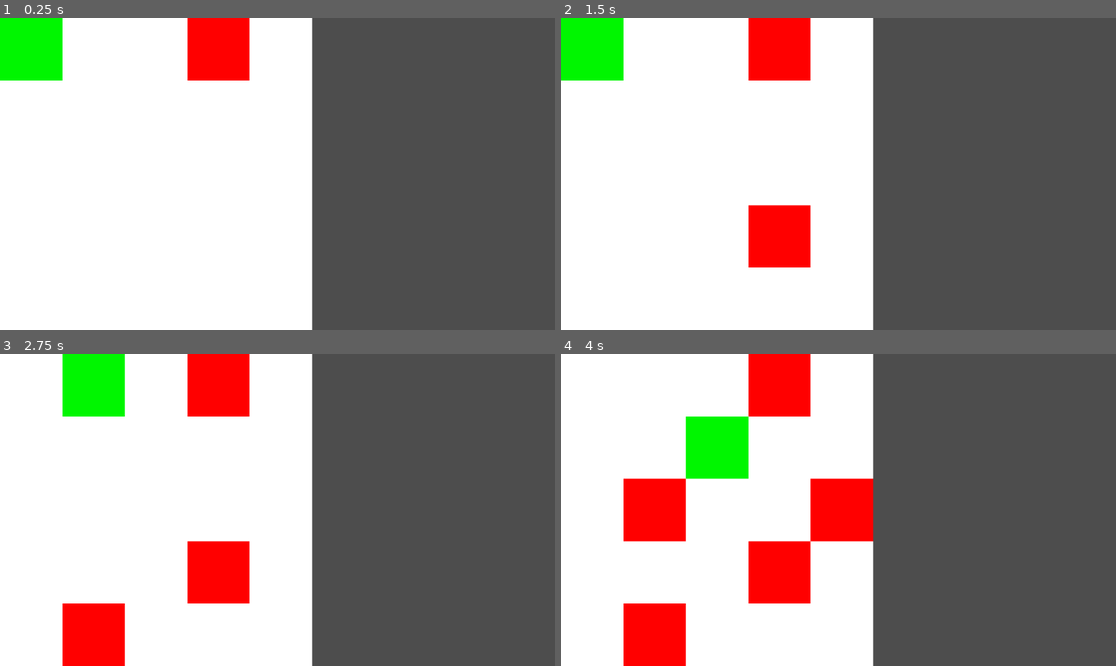
Above: before the commit, frames 1-4 (two rows, left to right).
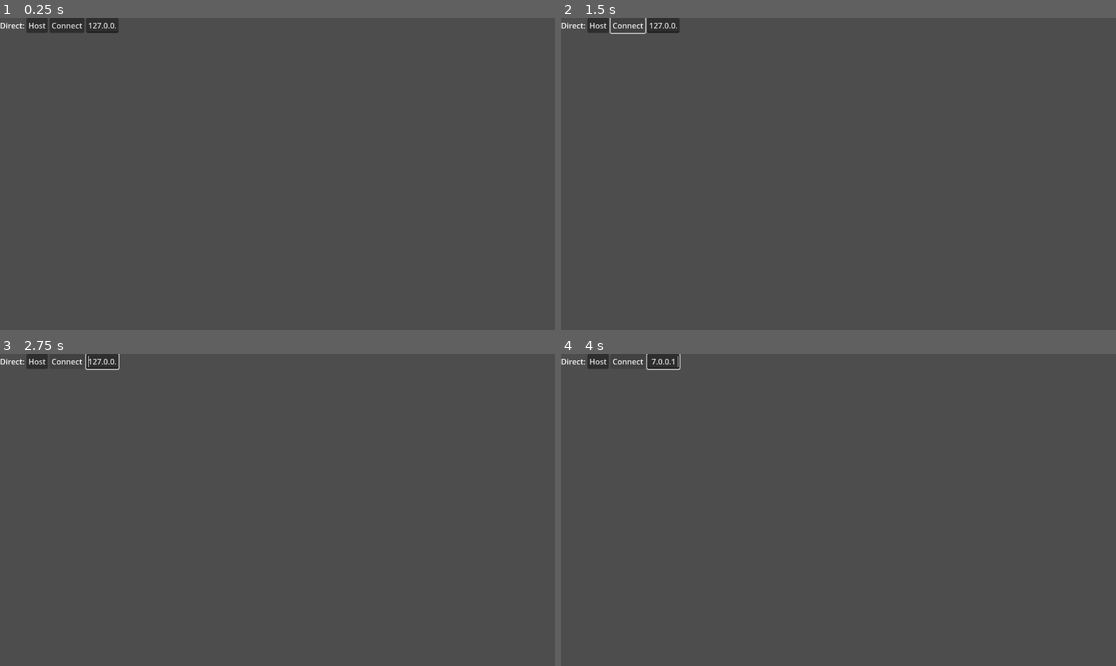
Above: after the commit, the same moments.

Repository: jlucaso1/MyGame
Game: Godot game, scene res://Scenes/Home.tscn
Same seed, same stepped clock (60 frames per second), same inputs: the game is played once before the commit and once after it. Before the commit the project starts from res://Scenes/MainScene.tscn.
Inputs (mouse positions are in pixels of both pictures, inside the frame that each line leads up to):
- Up to frame 1 (0.25 s): no input
- Up to frame 2 (1.5 s): click (599, 24) at 0.5 s, where only the run after the commit has a clickable "Host"; click (627, 24) at 1.25 s, where only the run after the commit has a clickable "Connect"
- Up to frame 3 (2.75 s): hold Right (ui_right) from 2.03 s (still down)
- Up to frame 4 (4 s): tap Enter at 2.75 s; release Right (ui_right) at 2.78 s; hold Down (ui_down) 2.78-3.53 s; tap Space at 3.5 s; hold Right (ui_right) from 3.53 s (still down)

The runs differ from the first frame. In frame 1, 56% of the frame differs, in the area x 0-57%, y 0-100%; in frame 2, 56%; in frame 3, 56%; in frame 4, 56%.

Commit message:
feat: multiplayer

Diff:
--- a/FruitController.gd
+++ /dev/null
@@ -1,19 +0,0 @@
-extends Node
-
-@onready var board_size := %Config.get("board_size") as Vector2
-@onready var fruit_prefab := preload("res://Prefabs/fruit.tscn")
-
-var rng = RandomNumberGenerator.new()
-
-func _on_timer_timeout():
-	spawn_fruit_random()
-
-func spawn_fruit_random():
-	var new_fruit_position = Vector2(rng.randi_range(0,board_size.x - 1), rng.randi_range(0,board_size.y - 1))
-	for fruit in get_children():
-		if fruit.is_in_group("Fruit"):
-			if(fruit.position == new_fruit_position):
-				return spawn_fruit_random()
-	var fruit = fruit_prefab.instantiate()
-	fruit.position = Vector2(new_fruit_position)
-	add_child(fruit)
--- a/Prefabs/player.tscn
+++ b/Prefabs/player.tscn
@@ -1,15 +1,30 @@
-[gd_scene load_steps=3 format=3 uid="uid://dmxdyem5u8iys"]
+[gd_scene load_steps=6 format=3 uid="uid://dw8yxyk5vqkov"]
+
+[ext_resource type="Script" path="res://Scripts/player_input.gd" id="1_0tw0h"]
+[ext_resource type="Script" path="res://Scripts/player.gd" id="1_6fc64"]
 
 [sub_resource type="CanvasTexture" id="CanvasTexture_8x6en"]
 
 [sub_resource type="RectangleShape2D" id="RectangleShape2D_03nil"]
 size = Vector2(1, 1)
 
+[sub_resource type="SceneReplicationConfig" id="SceneReplicationConfig_imi3g"]
+properties/0/path = NodePath(".:player")
+properties/0/spawn = true
+properties/0/sync = true
+properties/1/path = NodePath(".:position")
+properties/1/spawn = true
+properties/1/sync = true
+properties/2/path = NodePath(".:points")
+properties/2/spawn = true
+properties/2/sync = true
+
 [node name="Player" type="Area2D"]
 z_index = 1
+script = ExtResource("1_6fc64")
 
 [node name="Sprite2D" type="Sprite2D" parent="."]
-modulate = Color(0, 0.964706, 0, 1)
+modulate = Color(0, 1, 0, 1)
 texture = SubResource("CanvasTexture_8x6en")
 centered = false
 
@@ -17,3 +32,11 @@
 position = Vector2(0.5, 0.5)
 scale = Vector2(0.5, 0.5)
 shape = SubResource("RectangleShape2D_03nil")
+
+[node name="PlayerInput" type="Node" parent="."]
+script = ExtResource("1_0tw0h")
+
+[node name="ServerSynchronizer" type="MultiplayerSynchronizer" parent="."]
+replication_config = SubResource("SceneReplicationConfig_imi3g")
+
+[connection signal="area_entered" from="." to="." method="_on_area_entered"]
--- /dev/null
+++ b/Scenes/Home.tscn
@@ -0,0 +1,54 @@
+[gd_scene load_steps=2 format=3 uid="uid://xqejwst131as"]
+
+[ext_resource type="Script" path="res://Scripts/Multiplayer.gd" id="1_v5l6v"]
+
+[node name="Multiplayer" type="Node"]
+script = ExtResource("1_v5l6v")
+
+[node name="Level" type="Node" parent="."]
+unique_name_in_owner = true
+
+[node name="MultiplayerSpawner" type="MultiplayerSpawner" parent="."]
+_spawnable_scenes = PackedStringArray("res://Scenes/MainScene.tscn")
+spawn_path = NodePath("../Level")
+spawn_limit = 1
+
+[node name="UI" type="Control" parent="."]
+unique_name_in_owner = true
+layout_mode = 3
+anchors_preset = 15
+anchor_right = 1.0
+anchor_bottom = 1.0
+grow_horizontal = 2
+grow_vertical = 2
+
+[node name="VBoxContainer" type="VBoxContainer" parent="UI"]
+layout_mode = 2
+offset_right = 246.0
+offset_bottom = 31.0
+
+[node name="HBoxContainer" type="HBoxContainer" parent="UI/VBoxContainer"]
+layout_mode = 2
+
+[node name="Label" type="Label" parent="UI/VBoxContainer/HBoxContainer"]
+layout_mode = 2
+text = "Direct:"
+
+[node name="Host" type="Button" parent="UI/VBoxContainer/HBoxContainer"]
+layout_mode = 2
+text = "Host"
+
+[node name="Connect" type="Button" parent="UI/VBoxContainer/HBoxContainer"]
+layout_mode = 2
+text = "Connect"
+
+[node name="Remote" type="LineEdit" parent="UI/VBoxContainer/HBoxContainer"]
+unique_name_in_owner = true
+layout_mode = 2
+size_flags_horizontal = 0
+size_flags_vertical = 0
+text = "127.0.0.1"
+placeholder_text = "IP"
+
+[connection signal="pressed" from="UI/VBoxContainer/HBoxContainer/Host" to="." method="_on_host_pressed"]
+[connection signal="pressed" from="UI/VBoxContainer/HBoxContainer/Connect" to="." method="_on_connect_pressed"]
--- a/Scenes/MainScene.tscn
+++ b/Scenes/MainScene.tscn
@@ -1,48 +1,36 @@
-[gd_scene load_steps=10 format=3 uid="uid://dpnrvb665chkl"]
+[gd_scene load_steps=6 format=3 uid="uid://c20a76aqc3lfo"]
 
-[ext_resource type="Script" path="res://Camera2D.gd" id="1_dv6di"]
-[ext_resource type="PackedScene" uid="uid://dmxdyem5u8iys" path="res://Prefabs/player.tscn" id="1_jurg0"]
-[ext_resource type="Script" path="res://Background.gd" id="2_rghqf"]
-[ext_resource type="Script" path="res://player.gd" id="3_6gdp8"]
-[ext_resource type="Script" path="res://Config.gd" id="4_c34b6"]
-[ext_resource type="PackedScene" uid="uid://chwgesqet5ty5" path="res://Prefabs/fruit.tscn" id="6_yldxu"]
-[ext_resource type="Script" path="res://FruitController.gd" id="7_svmde"]
-[ext_resource type="Script" path="res://GameState.gd" id="8_nh5hv"]
+[ext_resource type="Script" path="res://Scripts/Level.gd" id="1_3xre4"]
+[ext_resource type="Script" path="res://Scripts/Camera2D.gd" id="1_iy7og"]
+[ext_resource type="Script" path="res://Scripts/Background.gd" id="2_g3tby"]
+[ext_resource type="Script" path="res://Scripts/FruitController.gd" id="7_krfah"]
 
 [sub_resource type="CanvasTexture" id="CanvasTexture_uctj5"]
 
 [node name="MainScene" type="Node2D"]
+script = ExtResource("1_3xre4")
 
 [node name="Camera2D" type="Camera2D" parent="."]
 anchor_mode = 0
 zoom = Vector2(50, 50)
-script = ExtResource("1_dv6di")
+script = ExtResource("1_iy7og")
 
 [node name="Background" type="Sprite2D" parent="."]
 texture = SubResource("CanvasTexture_uctj5")
 centered = false
-script = ExtResource("2_rghqf")
+script = ExtResource("2_g3tby")
 
-[node name="Player" parent="." instance=ExtResource("1_jurg0")]
-script = ExtResource("3_6gdp8")
-
-[node name="Config" type="Node" parent="."]
+[node name="MultiplayerObjects" type="Node2D" parent="."]
 unique_name_in_owner = true
-script = ExtResource("4_c34b6")
-board_size = Vector2(5, 5)
-
-[node name="Fruit" parent="." instance=ExtResource("6_yldxu")]
-position = Vector2(3, 0)
 
 [node name="FruitController" type="Node" parent="."]
-script = ExtResource("7_svmde")
+unique_name_in_owner = true
+script = ExtResource("7_krfah")
 
 [node name="Timer" type="Timer" parent="FruitController"]
-autostart = true
 
-[node name="GameState" type="Node" parent="."]
-unique_name_in_owner = true
-script = ExtResource("8_nh5hv")
+[node name="MultiplayerSpawner" type="MultiplayerSpawner" parent="."]
+_spawnable_scenes = PackedStringArray("res://Prefabs/player.tscn")
+spawn_path = NodePath("../MultiplayerObjects")
 
-[connection signal="area_entered" from="Player" to="Player" method="_on_area_entered"]
-[connection signal="timeout" from="FruitController/Timer" to="FruitController" method="_on_timer_timeout"]
+[connection signal="timeout" from="FruitController/Timer" to="FruitController" method="_on_timer_timeout" flags=18]
--- a/Background.gd
+++ b/Scripts/Background.gd
@@ -1,6 +1,6 @@
 extends Sprite2D
 
-@onready var board_size = %Config.get("board_size")
+@onready var board_size = Config.board_size
 
 func _ready():
 	scale = board_size
--- a/Camera2D.gd
+++ b/Scripts/Camera2D.gd
@@ -1,6 +1,6 @@
 extends Camera2D
 
-@onready var board_size = %Config.get("board_size")
+@onready var board_size = Config.board_size
 @export var zoom_factor = 1.0
 
 func _ready():
--- /dev/null
+++ b/Scripts/FruitController.gd
@@ -0,0 +1,32 @@
+extends Node
+
+@onready var board_size := Config.board_size as Vector2i
+@onready var fruit_prefab := preload("res://Prefabs/fruit.tscn")
+
+var rng = RandomNumberGenerator.new()
+
+func _ready():
+	if multiplayer.is_server(): $Timer.start()
+
+func _on_timer_timeout():
+	spawn_fruit_random.rpc(get_random_position())
+
+@rpc("call_local")
+func spawn_fruit_random(fruit_position: Vector2):
+
+	var fruit = fruit_prefab.instantiate()
+	fruit.position = fruit_position
+	%MultiplayerObjects.add_child(fruit)
+
+@rpc("call_local")
+func delete_fruit(fruit_position: Vector2):
+	for fruit in %MultiplayerObjects.get_children():
+		if fruit.is_in_group("Fruit") && fruit.position == fruit_position:
+			fruit.queue_free()
+
+func get_random_position() -> Vector2i:
+	var new_fruit_position = Vector2i(rng.randi_range(0,board_size.x - 1), rng.randi_range(0,board_size.y - 1))
+	for fruit in %MultiplayerObjects.get_children():
+		if fruit.is_in_group("Fruit") && Vector2i(fruit.position) == new_fruit_position:
+			return get_random_position()
+	return new_fruit_position
--- a/GameState.gd
+++ b/Scripts/GameState.gd
@@ -2,5 +2,8 @@
 
 var _points := 0
 
+func _ready():
+	add_points(0)
+
 func add_points(newPoints = 1):
 	_points += newPoints
--- /dev/null
+++ b/Scripts/Level.gd
@@ -0,0 +1,48 @@
+# level.gd
+extends Node2D
+
+const SPAWN_RANDOM := 5.0
+
+func _ready():
+	# We only need to spawn players on the server.
+	if not multiplayer.is_server():
+		return
+
+	multiplayer.peer_connected.connect(add_player)
+	multiplayer.peer_disconnected.connect(del_sync_item)
+
+	# Spawn already connected players.
+	for id in multiplayer.get_peers():
+		add_player(id)
+
+	# Spawn the local player unless this is a dedicated server export.
+	if not OS.has_feature("dedicated_server"):
+		add_player(1)
+
+
+func _exit_tree():
+	if not multiplayer.is_server():
+		return
+	multiplayer.peer_connected.disconnect(add_player)
+	multiplayer.peer_disconnected.disconnect(del_sync_item)
+
+
+func add_player(id: int):
+	var character = preload("res://Prefabs/player.tscn").instantiate()
+	# Set player id.
+	character.player = id
+	character.name = str(id)
+	character.points = 0
+	character.position = Vector2(0,0)
+	character.connect("fruit_picked", deleteFruit)
+	$MultiplayerObjects.add_child(character, true)
+
+
+func deleteFruit(fruit_position: Vector2):
+	$FruitController.delete_fruit.rpc(fruit_position)
+
+@rpc("call_local")
+func del_sync_item(id: int):
+	if not $MultiplayerObjects.has_node(str(id)):
+		return
+	$MultiplayerObjects.get_node(str(id)).queue_free()
--- /dev/null
+++ b/Scripts/Multiplayer.gd
@@ -0,0 +1,56 @@
+# multiplayer.gd
+extends Node
+
+const PORT = 4433
+
+func _ready():
+	# Start paused.
+	# You can save bandwidth by disabling server relay and peer notifications.
+	multiplayer.server_relay = false
+
+	# Automatically start the server in headless mode.
+	if DisplayServer.get_name() == "headless":
+		print("Automatically starting dedicated server.")
+		_on_host_pressed.call_deferred()
+
+
+func _on_host_pressed():
+	# Start as server.
+	var peer = ENetMultiplayerPeer.new()
+	peer.create_server(PORT)
+	if peer.get_connection_status() == MultiplayerPeer.CONNECTION_DISCONNECTED:
+		OS.alert("Failed to start multiplayer server.")
+		return
+	multiplayer.multiplayer_peer = peer
+	start_game()
+
+
+func _on_connect_pressed():
+	# Start as client.
+	var txt : String = %Remote.text
+	if txt == "":
+		OS.alert("Need a remote to connect to.")
+		return
+	var peer = ENetMultiplayerPeer.new()
+	peer.create_client(txt, PORT)
+	if peer.get_connection_status() == MultiplayerPeer.CONNECTION_DISCONNECTED:
+		OS.alert("Failed to start multiplayer client.")
+		return
+	multiplayer.multiplayer_peer = peer
+	start_game()
+
+
+func start_game():
+	# Hide the UI and unpause to start the game.
+	$UI.hide()
+	if multiplayer.is_server():
+		change_level.call_deferred(load("res://Scenes/MainScene.tscn"))
+# Call this function deferred and only on the main authority (server).
+func change_level(scene: PackedScene):
+	# Remove old level if any.
+	var level = $Level
+	for c in level.get_children():
+		level.remove_child(c)
+		c.queue_free()
+	# Add new level.
+	level.add_child(scene.instantiate())
--- /dev/null
+++ b/Scripts/player.gd
@@ -0,0 +1,31 @@
+extends Area2D
+
+signal fruit_picked(id: String)
+
+@export var points := 0
+
+@export var player := 1 :
+	set(id):
+		player = id
+		# Give authority over the player input to the appropriate peer.
+		$PlayerInput.set_multiplayer_authority(id)
+
+@onready var input = $PlayerInput
+
+func _ready():
+	# Set the camera as current if we are this player.
+	if player != multiplayer.get_unique_id():
+		input.set_process(false)
+		$Sprite2D.modulate = Color(Color.DARK_GRAY)
+
+func _on_area_entered(area: Area2D):
+	if not multiplayer.is_server(): return
+	if area.is_in_group("Fruit"):
+		emit_signal("fruit_picked", area.position)
+		_add_point.rpc()
+
+@rpc("call_local")
+func _add_point():
+	points += 1
+	if player == multiplayer.get_unique_id():
+			get_window().title = "Coins: " + str(points)
--- /dev/null
+++ b/Scripts/player_input.gd
@@ -0,0 +1,33 @@
+extends Node
+@onready var board_size := Config.board_size as Vector2
+@onready var player := $".."
+
+var commands := {
+	"ui_right": func lambda(): player.position.x += 1,
+	"ui_left": func lambda(): player.position.x -= 1,
+	"ui_up": func lambda(): player.position.y -= 1,
+	"ui_down": func lambda(): player.position.y += 1
+}
+
+var limiters := {
+	"ui_right": func lambda(): return player.position.x + 1 < board_size.x,
+	"ui_left": func lambda(): return player.position.x > 0,
+	"ui_up": func lambda(): return player.position.y > 0,
+	"ui_down": func lambda(): return player.position.y + 1 < board_size.y,
+}
+
+
+
+func _process(_delta):
+	_process_commands()
+
+@rpc("call_local")
+func _callback(action):
+	if limiters.has(action) && !limiters[action].call(): return
+	commands[action].call()
+
+
+func _process_commands():
+	for action in InputMap.get_actions():
+		if Input.is_action_just_pressed(action) && commands.has(action):
+			_callback.rpc(action)
--- a/player.gd
+++ /dev/null
@@ -1,22 +0,0 @@
-extends Area2D
-
-var commands := {
-	"ui_right": func lambda(): position.x += 1,
-	"ui_left": func lambda(): position.x -= 1,
-	"ui_up": func lambda(): position.y -= 1,
-	"ui_down": func lambda(): position.y += 1
-}
-
-func _process(_delta):
-	_process_commands()
-
-func _process_commands():
-	for action in InputMap.get_actions():
-		if Input.is_action_just_pressed(action) && commands.has(action):
-			commands[action].call()
-
-
-func _on_area_entered(area):
-	if(area.is_in_group("Fruit")):
-		area.queue_free()
-		%GameState.get("add_points").call()
--- a/project.godot
+++ b/project.godot
@@ -11,9 +11,14 @@
 [application]
 
 config/name="MyGame"
-run/main_scene="res://Scenes/MainScene.tscn"
+run/main_scene="res://Scenes/Home.tscn"
 config/features=PackedStringArray("4.0", "Forward Plus")
 run/max_fps=60
+run/low_processor_mode=true
+
+[autoload]
+
+Config="*res://Scripts/Config.gd"
 
 [editor_plugins]
 
Renamed: Config.gd -> Scripts/Config.gd
Not shown, added: export_presets.cfg
